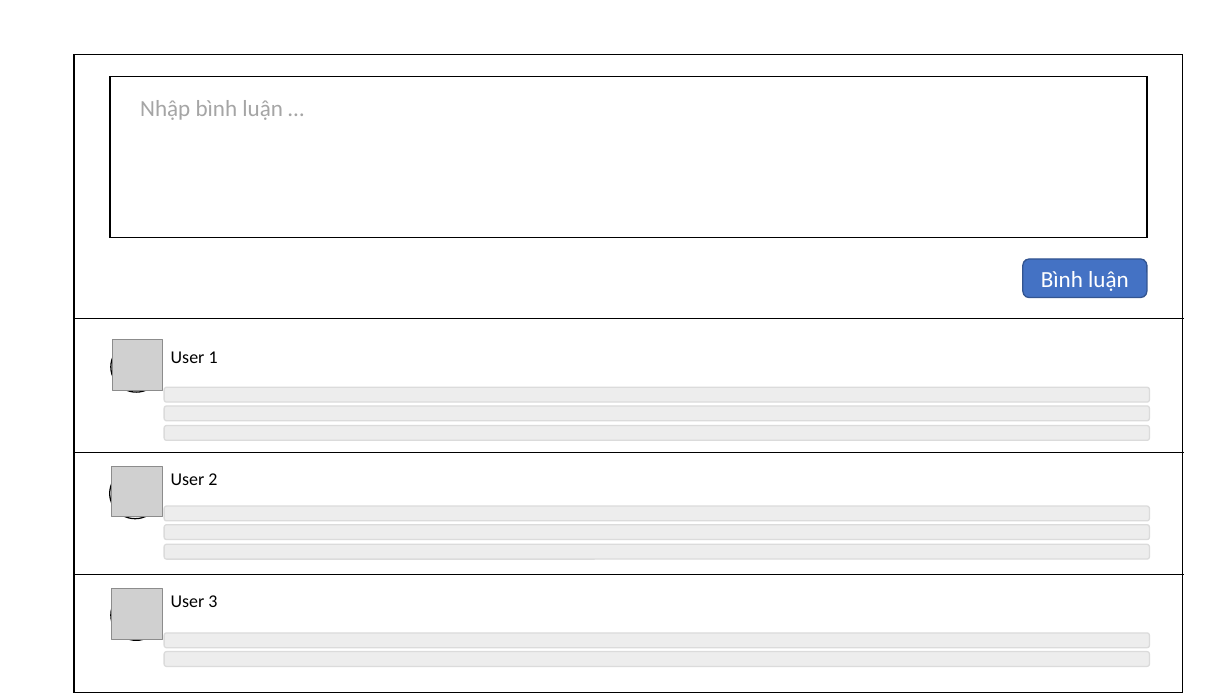
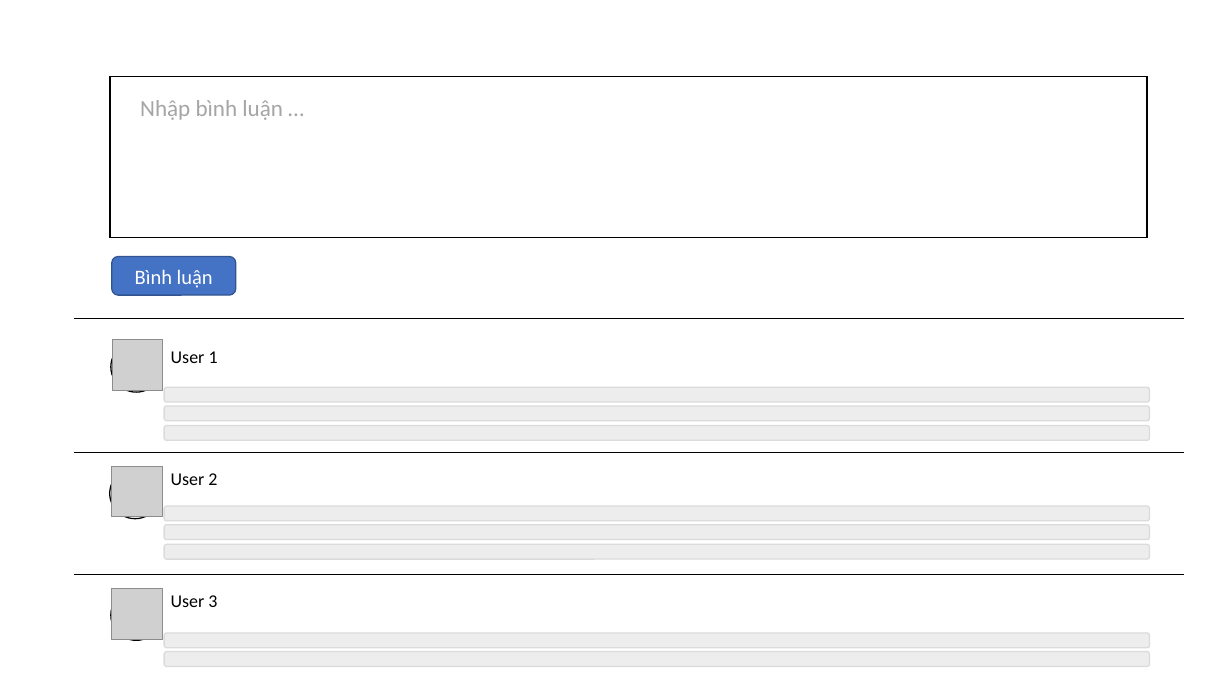
Before and after one commit to namnguyenbk/grad-thesis, a slide deck: slide 14 of Mockup-UI.pptx (slide 11 before the commit). Drawn at 1232x693 pixels with LibreOffice and Linux fonts; fonts in the diff are those of the drawing; grey boxes stand for pictures. Boxes give left, top, right and bottom in pixels: in the first picture for what was removed or moved away, otherwise in the second. Text is boxed around its words. In the diff, an @@ line names an element or a change of style, - is before the commit and + after.

```diff
--- a/Mockup-UI.pptx
+++ b/Mockup-UI.pptx
@@ rectangle removed at (x1=74, y1=55, x2=1183, y2=693) @@
@@ rounded rectangle "Bình luận" moved from (x1=1023, y1=259, x2=1147, y2=298) to (x1=112, y1=257, x2=236, y2=296) @@
@@ rounded rectangle "Bình luận" at (x1=112, y1=257, x2=236, y2=296): size 18 to 16 pt @@
```
Also in this commit, not shown: 6 other slides changed, 3 slides added, 6 other files.
